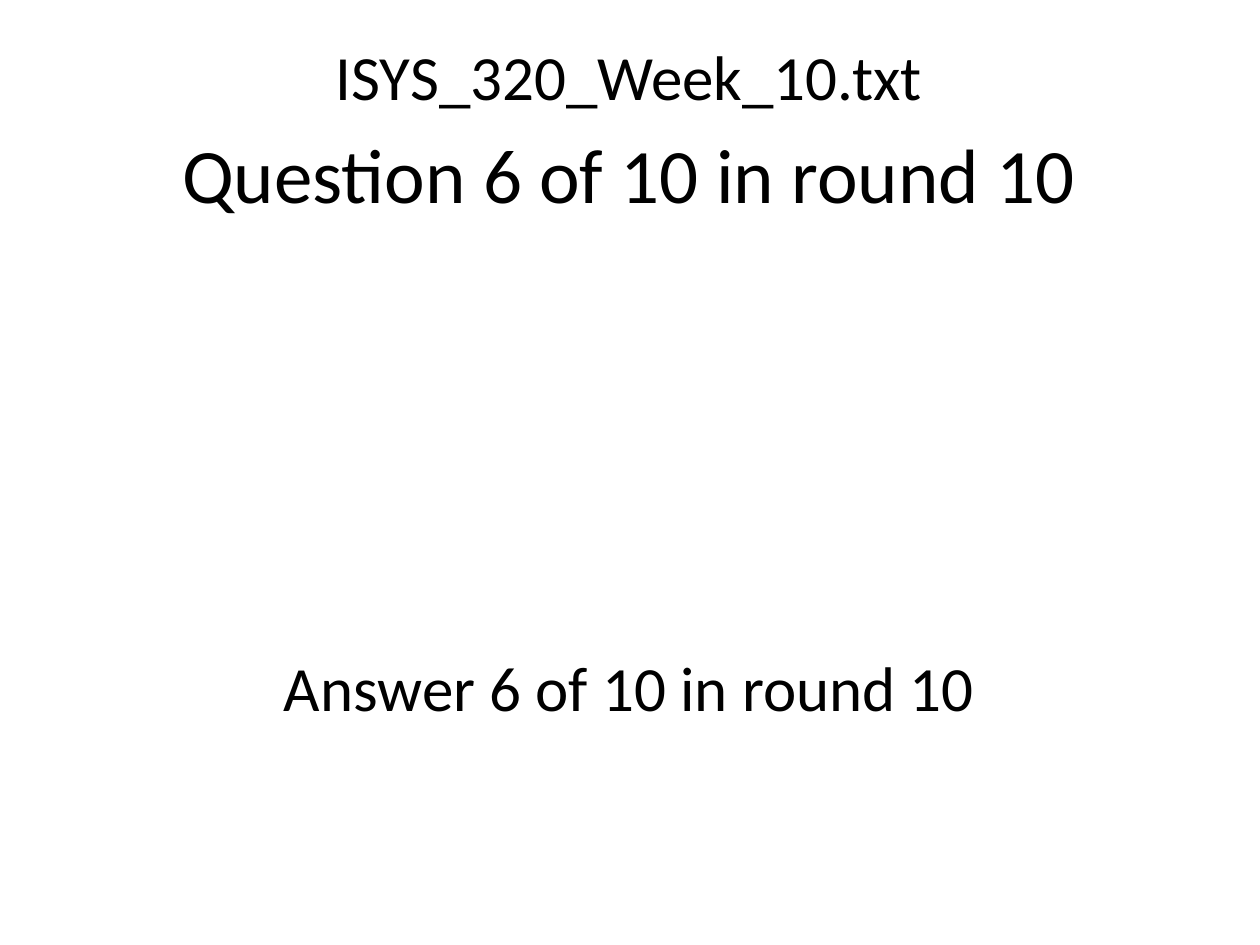
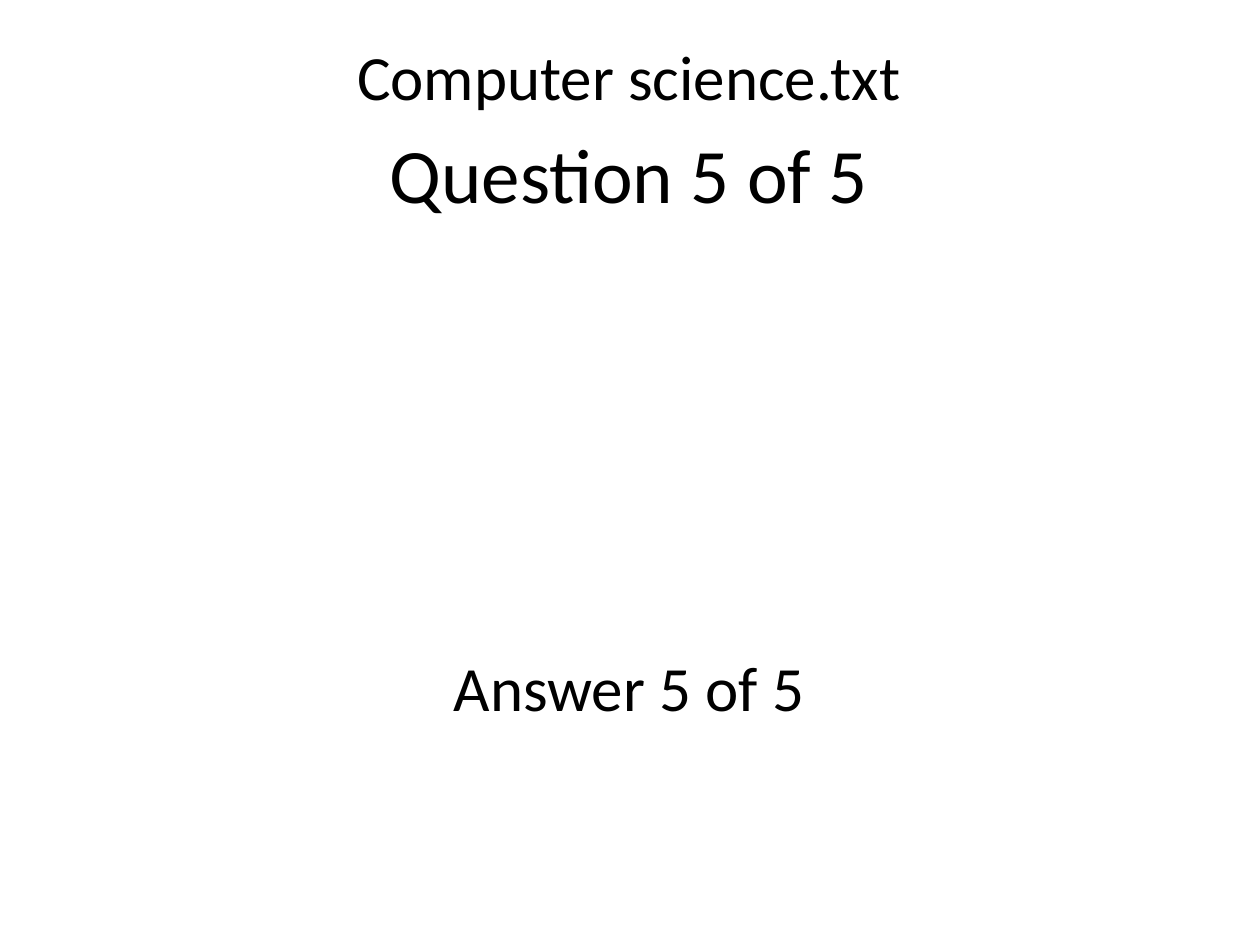
Before and after one commit to Maryville-SP2018-ISYS-320-1W/trivia-night-creator-dstonemary, a slide deck: slide 6 of TriviaNight.pptx (slide 18 before the commit). Drawn at 1260x945 pixels with LibreOffice and Linux fonts; fonts in the diff are those of the drawing. Boxes give left, top, right and bottom in pixels: in the first picture for what was removed or moved away, otherwise in the second. Text is boxed around its words. In the diff, an @@ line names an element or a change of style, - is before the commit and + after.

Commit message:
Week 7 : Trivia Night Project

```diff
--- a/TriviaNight.pptx
+++ b/TriviaNight.pptx
@@ text at box(357, 56, 900, 110): text changed @@
-ISYS_320_Week_10.txt
+Computer science.txt
@@ text at box(390, 149, 868, 214): text changed @@
-Question 6 of 10 in round 10
+Question 5 of 5
@@ text at box(454, 668, 804, 712): text changed @@
-Answer 6 of 10 in round 10
+Answer 5 of 5
```
Also in this commit, not shown: 49 other slides changed, 50 slides removed, 24 other files.
